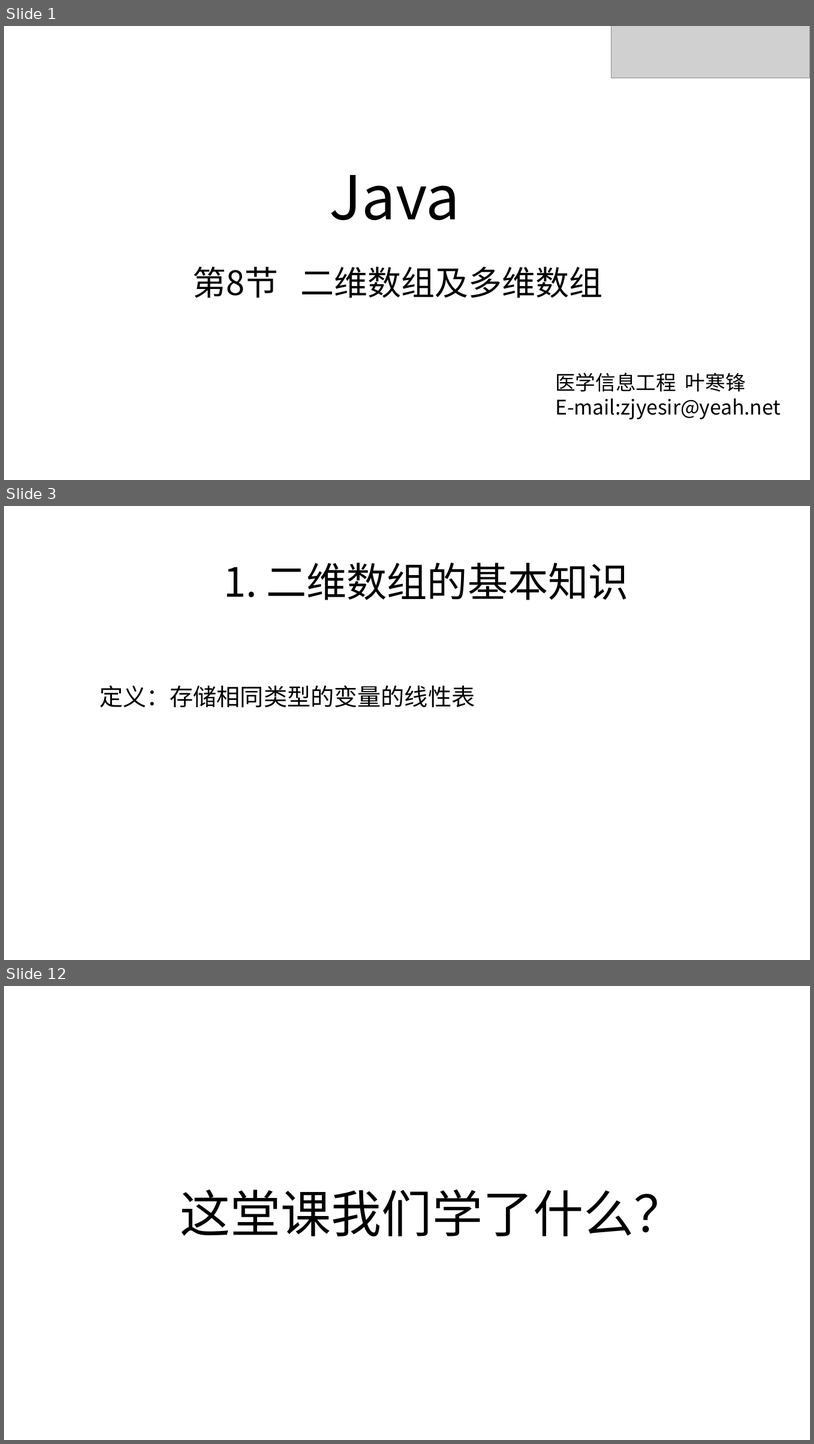
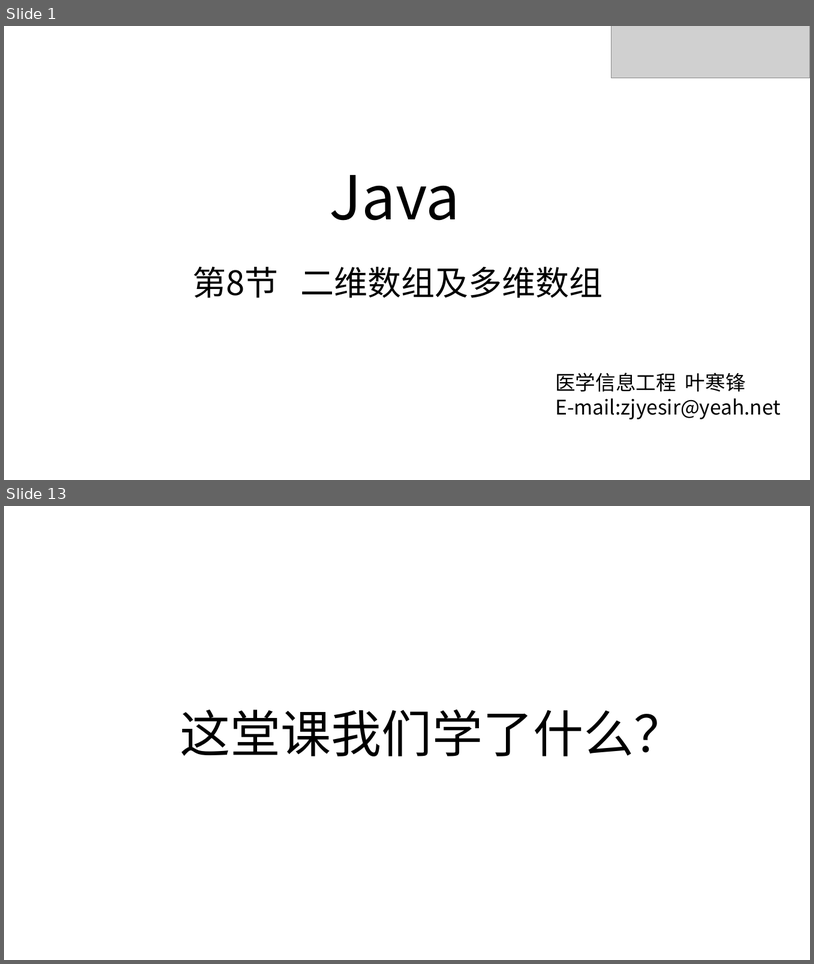
Before and after one commit to zjyesir/hmc_java_1, a slide deck: ppt/8. 二维数组.pptx. Shown one above the other, each under a label of ours: slides 1, 3 and 12 before the commit, slides 1 and 13 after it; the slides between them are not shown. The pictures are 814x1444 and 814x964 pixels, drawn with LibreOffice and Linux fonts; fonts in the diff are those of the drawing; grey boxes stand for pictures; background and template pictures are left out. Boxes give left, top, right and bottom in pixels: in the first picture for what was removed or moved away, otherwise in the second. Text is boxed around its words. In the diff, an @@ line names an element or a change of style, - is before the commit and + after.

Commit message:
二维数组 ppt完成

```diff
--- a/ppt/8. 二维数组.pptx
+++ b/ppt/8. 二维数组.pptx
@@ slide 3 removed at (x1=4, y1=506, x2=810, y2=960), background picture (left out) @@
@@ text removed at (x1=224, y1=562, x2=629, y2=600) @@
-1. 二维数组的基本知识
@@ text removed at (x1=99, y1=685, x2=475, y2=708) @@
-定义：存储相同类型的变量的线性表
@@ what was slide 12 is now slide 13 @@
```
Also in this commit, not shown: 1 slide changed, 10 slides added, 8 other slides removed, 2 other files.
